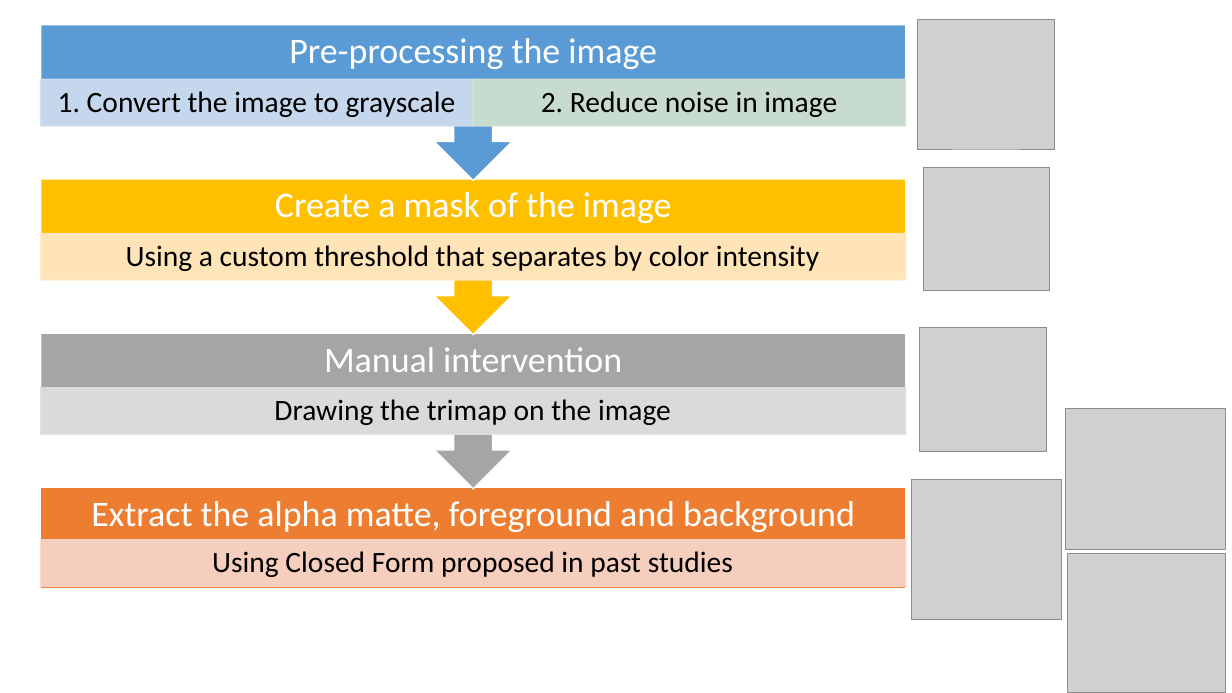
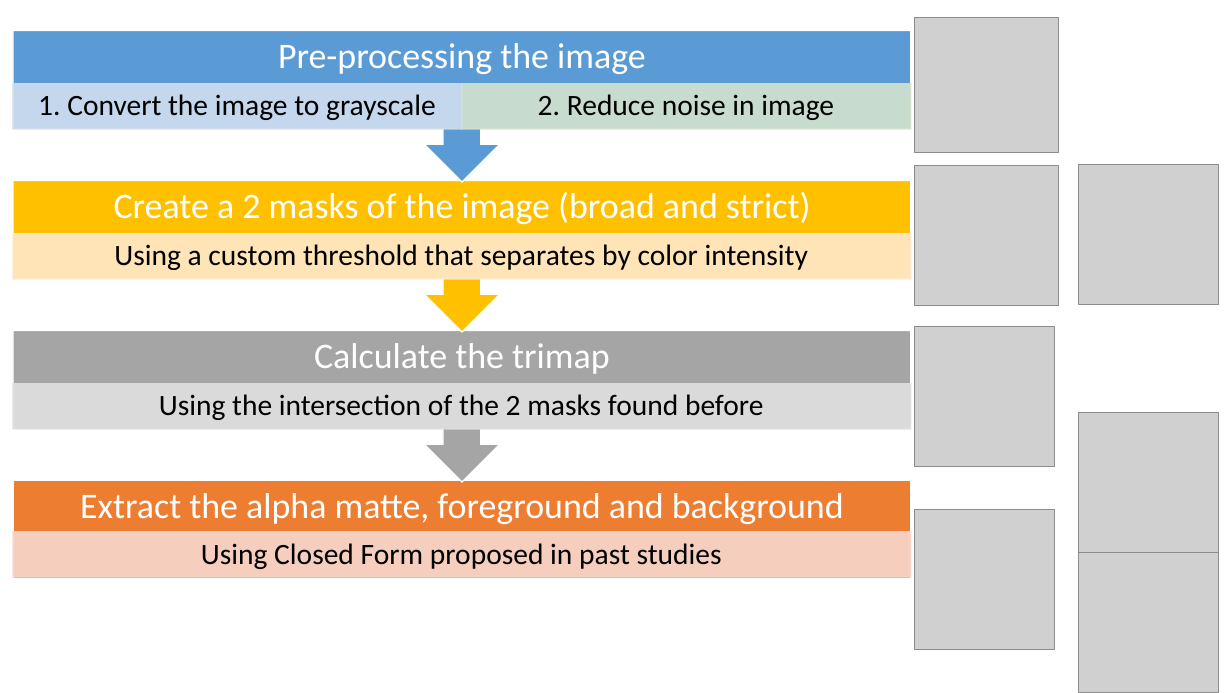
Before and after one commit to stukmachev/IACV-Project, a slide deck: slide 4 of docs/Slides.pptx (slide 3 before the commit). Drawn at 1232x693 pixels with LibreOffice and Linux fonts; fonts in the diff are those of the drawing; grey boxes stand for pictures. Boxes give left, top, right and bottom in pixels: in the first picture for what was removed or moved away, otherwise in the second. Text is boxed around its words. In the diff, an @@ line names an element or a change of style, - is before the commit and + after.

```diff
--- a/docs/Slides.pptx
+++ b/docs/Slides.pptx
@@ picture: place and size @@
-picture at [918,19,1055,149]
+picture at [915,18,1058,153]
@@ text "Pre-processing the image": place and size @@
-text "Pre-processing the image" at [289,38,657,69]
+text "Pre-processing the image" at [278,43,646,74]
@@ up arrow callout: place and size @@
-up arrow callout at [41,25,906,180]
+up arrow callout at [13,30,911,182]
@@ text "1. Convert the image to ...": place and size @@
-text "1. Convert the image to ..." at [58,91,456,117]
+text "1. Convert the image to ..." at [38,94,436,120]
@@ rectangle: place and size @@
-rectangle at [41,79,473,126]
+rectangle at [13,84,462,129]
@@ rectangle: place and size @@
-rectangle at [473,79,906,126]
+rectangle at [462,84,911,129]
@@ picture: place and size @@
-picture at [923,167,1050,291]
+picture at [915,165,1058,305]
@@ picture added at [1080,165,1220,305] @@
@@ up arrow callout: place and size @@
-up arrow callout at [41,179,906,335]
+up arrow callout at [13,180,911,332]
@@ text at [114,192,810,224]: text changed @@
-Create a mask of the image
+Create a 2 masks of the image (broad and strict)
@@ text "Using a custom threshold that ...": place and size @@
-text "Using a custom threshold that ..." at [126,245,819,271]
+text "Using a custom threshold that ..." at [114,244,808,270]
@@ rectangle: place and size @@
-rectangle at [41,234,906,280]
+rectangle at [13,234,911,279]
@@ picture: place and size @@
-picture at [920,328,1046,452]
+picture at [915,327,1055,468]
@@ up arrow callout: place and size @@
-up arrow callout at [41,334,906,489]
+up arrow callout at [13,331,911,482]
@@ text at [314,343,609,374]: text changed; size 23 to 28 pt; text colour #000000 to #FFFFFF @@
-Drawing the trimap on the image
+Calculate the trimap
@@ text removed at [324,347,622,372] @@
-Manual intervention
@@ rectangle: place and size @@
-rectangle at [41,388,906,434]
+rectangle at [13,384,911,429]
@@ text added at [159,394,763,420], 23 pt, text #000000 @@
+Using the intersection of the 2 masks found before
@@ picture: place and size @@
-picture at [1067,409,1226,549]
+picture at [1080,413,1220,554]
@@ text "Extract the alpha matte, foreground ...": place and size @@
-text "Extract the alpha matte, foreground ..." at [91,501,855,532]
+text "Extract the alpha matte, foreground ..." at [80,493,844,524]
@@ rectangle: place and size @@
-rectangle at [41,487,906,589]
+rectangle at [13,481,911,579]
@@ picture: place and size @@
-picture at [911,480,1062,620]
+picture at [915,509,1055,650]
@@ text "Using Closed Form proposed in ...": place and size @@
-text "Using Closed Form proposed in ..." at [212,551,733,577]
+text "Using Closed Form proposed in ..." at [201,543,722,569]
@@ rectangle: place and size @@
-rectangle at [41,540,906,586]
+rectangle at [13,531,911,577]
@@ picture: place and size @@
-picture at [1067,554,1226,693]
+picture at [1080,553,1220,693]
```
Also in this commit, not shown: 1 other slide changed, 2 slides added, 4 other files.
